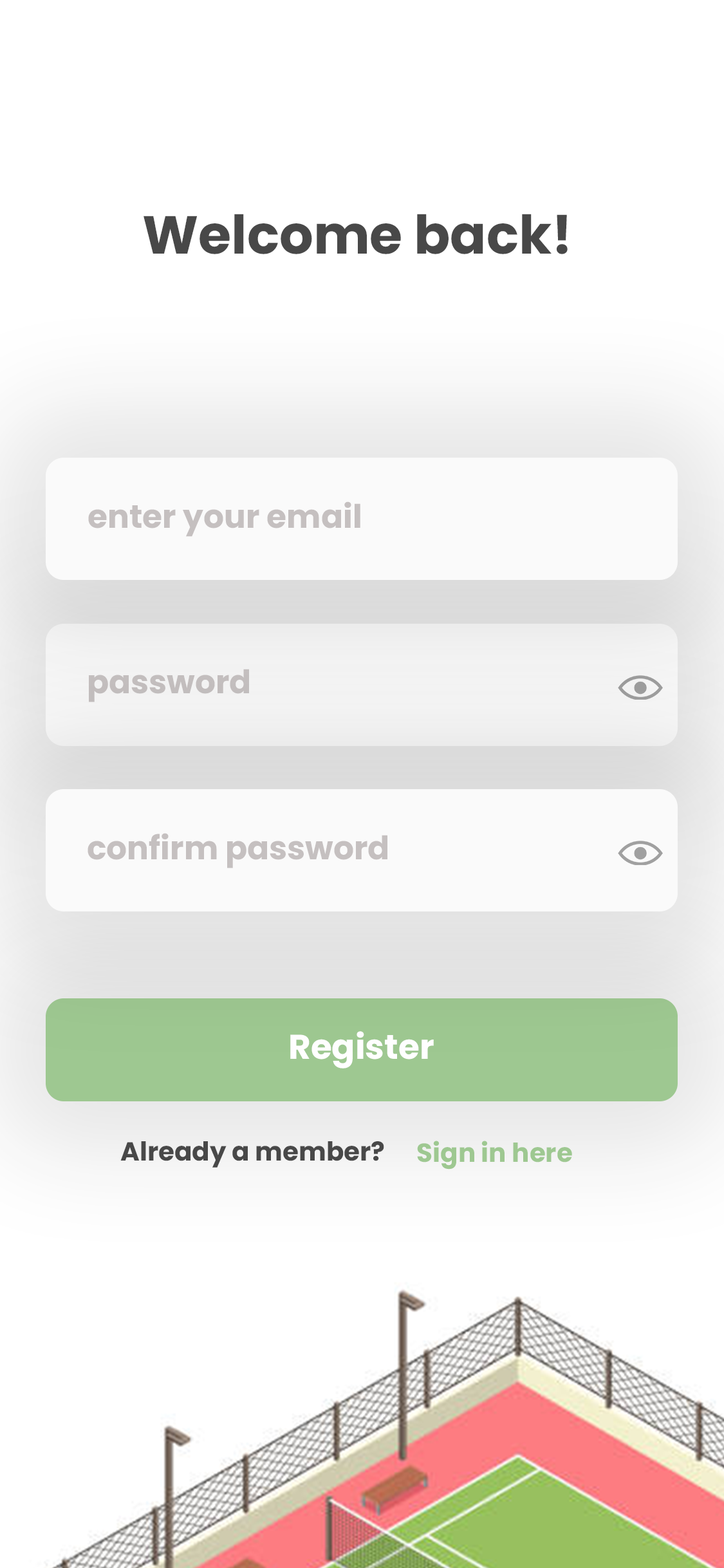
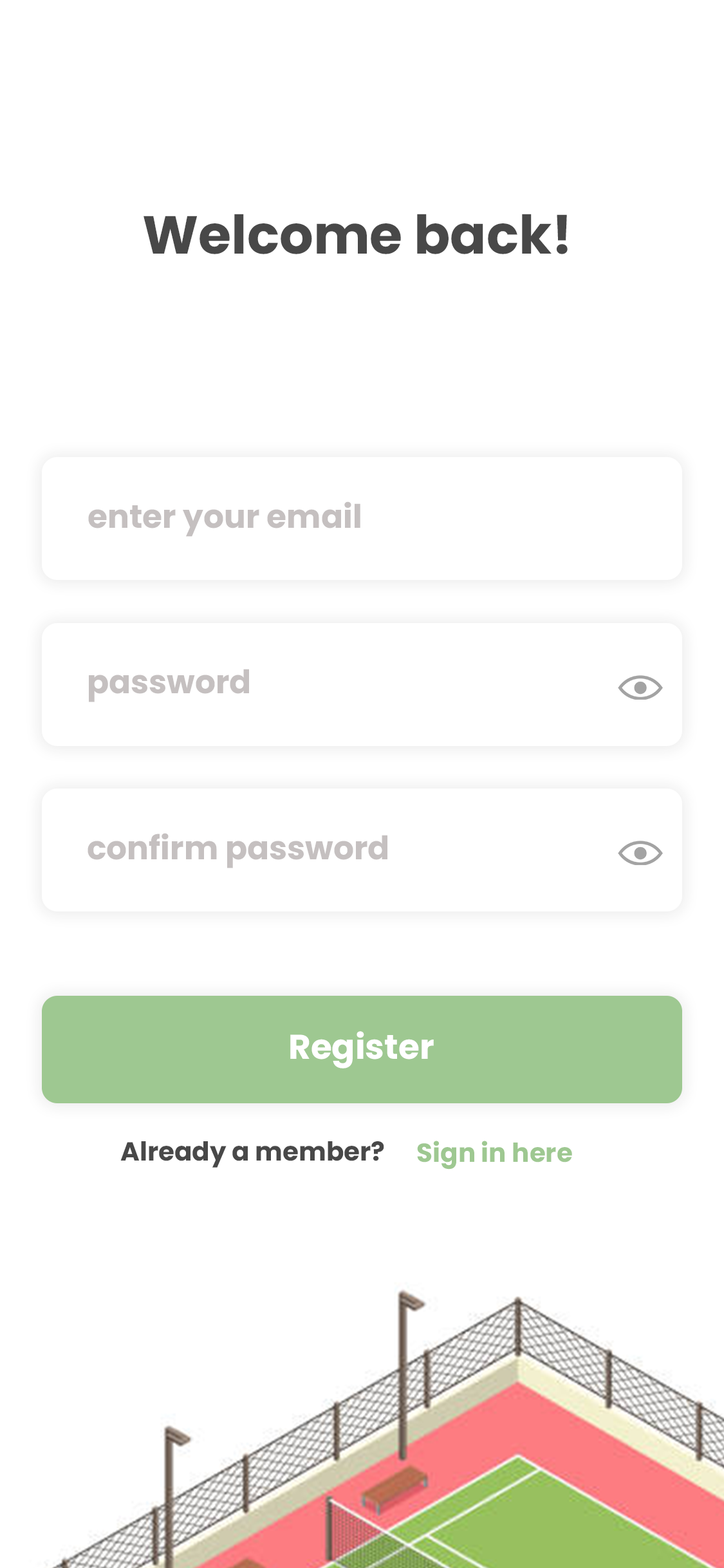
Before/after of a 724 x 1568 layered artwork. What changed in the layer stack:
painted on "Rounded Rectangle 1" (1st of 4, in "Artboard 1") over box(41, 788, 683, 912)
painted on "Rounded Rectangle 1" (2nd of 4, in "Artboard 1") over box(41, 457, 683, 580)
painted on "Rounded Rectangle 1" (3rd of 4, in "Artboard 1") over box(41, 995, 683, 1104)
painted on "Rounded Rectangle 1" (4th of 4, in "Artboard 1") over box(41, 623, 683, 747)
